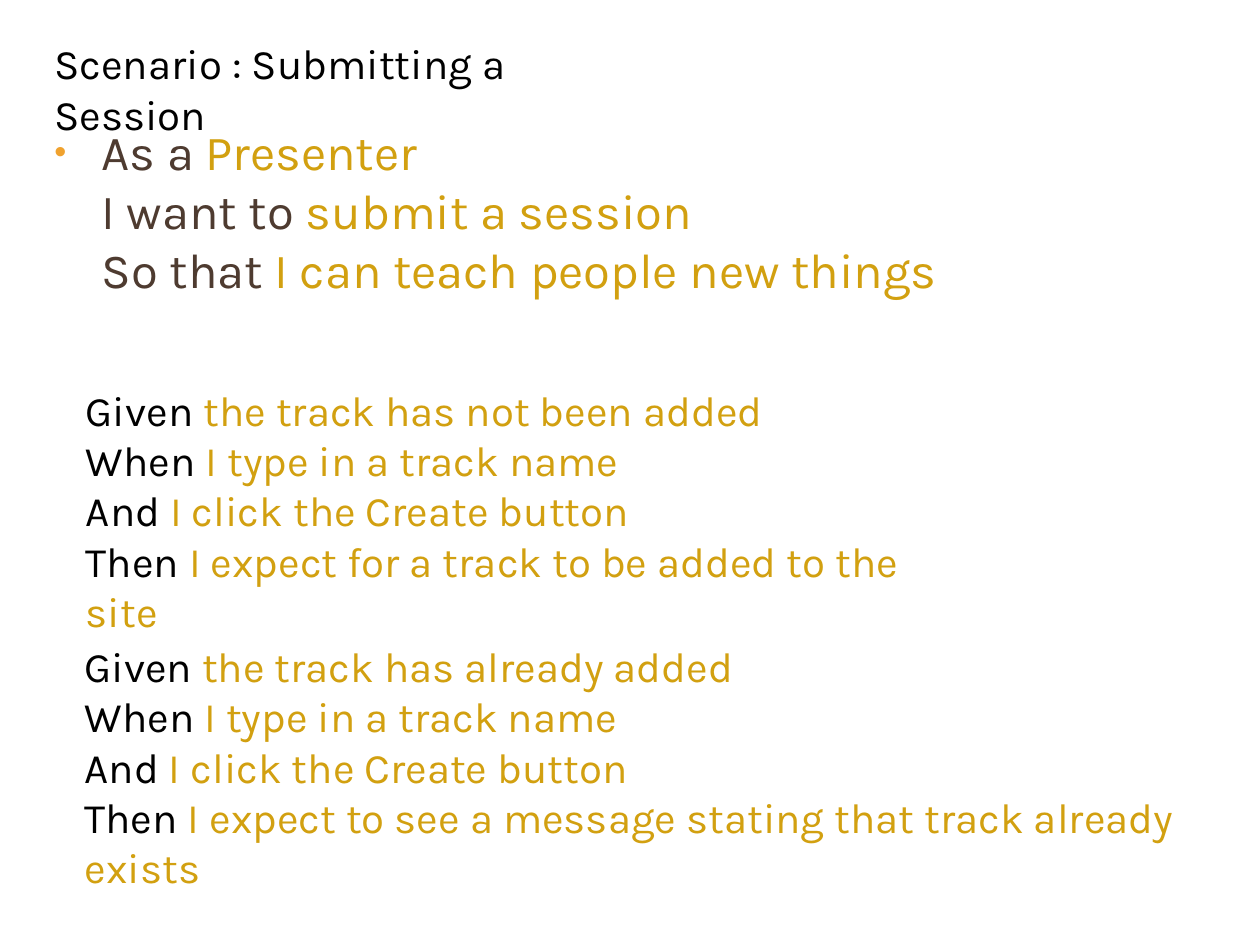
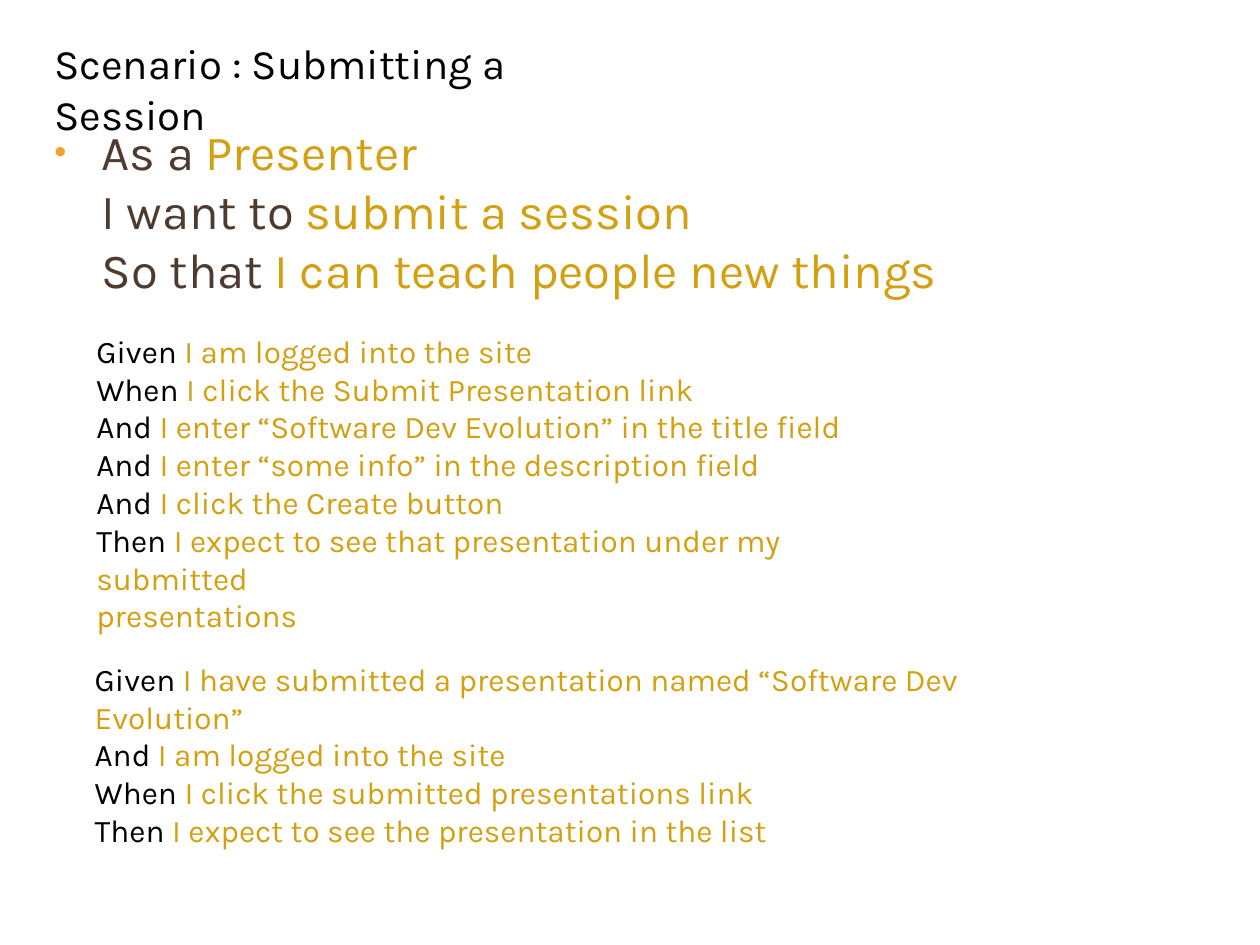
Before and after one commit to schambers/presentations, a slide deck: slide 14 of software-design-evolution/presentation/software-design-evolution.pptx. Drawn at 1260x945 pixels with LibreOffice and Linux fonts; fonts in the diff are those of the drawing. Boxes give left, top, right and bottom in pixels: in the first picture for what was removed or moved away, otherwise in the second. Text is boxed around its words. In the diff, an @@ line names an element or a change of style, - is before the commit and + after.

Commit message:
more changes to software dev evolution

```diff
--- a/software-design-evolution/presentation/software-design-evolution.pptx
+++ b/software-design-evolution/presentation/software-design-evolution.pptx
@@ text "Given I am logged into ...": place and size @@
-text "Given I am logged into ..." at box(86, 397, 898, 587)
+text "Given I am logged into ..." at box(96, 341, 840, 591)
@@ text at box(96, 341, 840, 484): text changed; size 24 to 18 pt @@
-Given the track has not been added
-When I type in a track name
+Given I am logged into the site
+When I click the Submit Presentation link
+And I enter “Software Dev Evolution” in the title field
+And I enter “some info” in the description field
@@ text at box(96, 492, 504, 515): size 24 to 18 pt in "And I click the Create button" @@
@@ text at box(96, 530, 780, 591): text changed; size 24 to 18 pt @@
-Then I expect for a track to be added to the site
+Then I expect to see that presentation under my submitted
+presentations
@@ text at box(95, 669, 958, 850): text changed; size 24 to 18 pt @@
-Given the track has already added
-When I type in a track name
-And I click the Create button
-Then I expect to see a message stating that track already exists
+Given I have submitted a presentation named “Software Dev Evolution”
+And I am logged into the site
+When I click the submitted presentations link
+Then I expect to see the presentation in the list
```
Also in this commit, not shown: 2 other slides changed, 4 other files.
